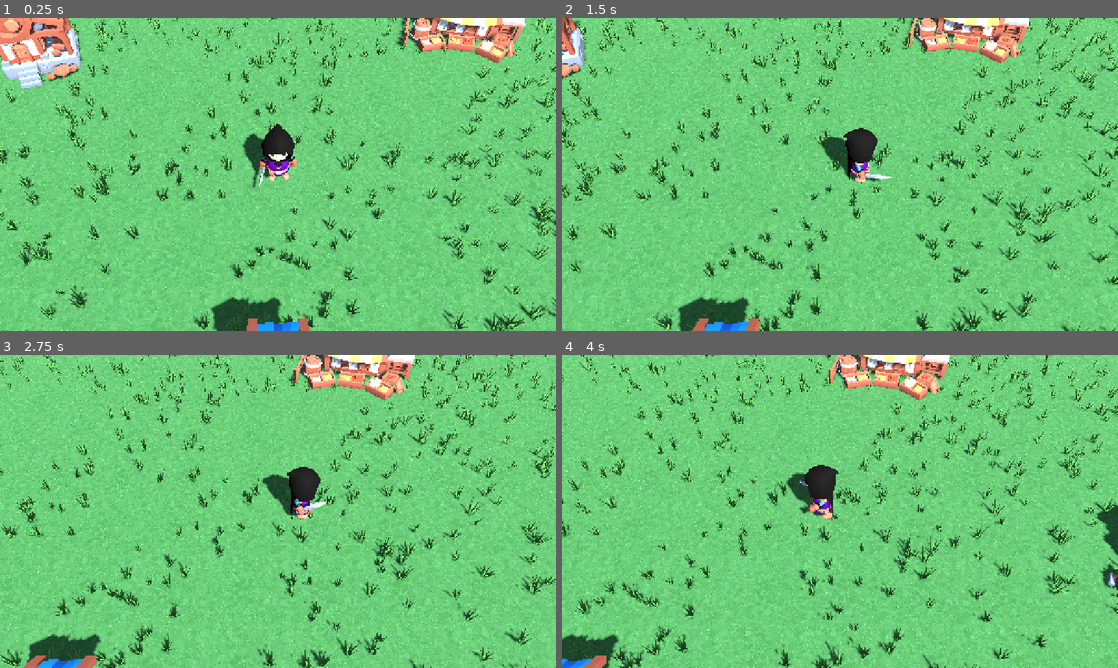
Above: before the commit, frames 1-4 (two rows, left to right).
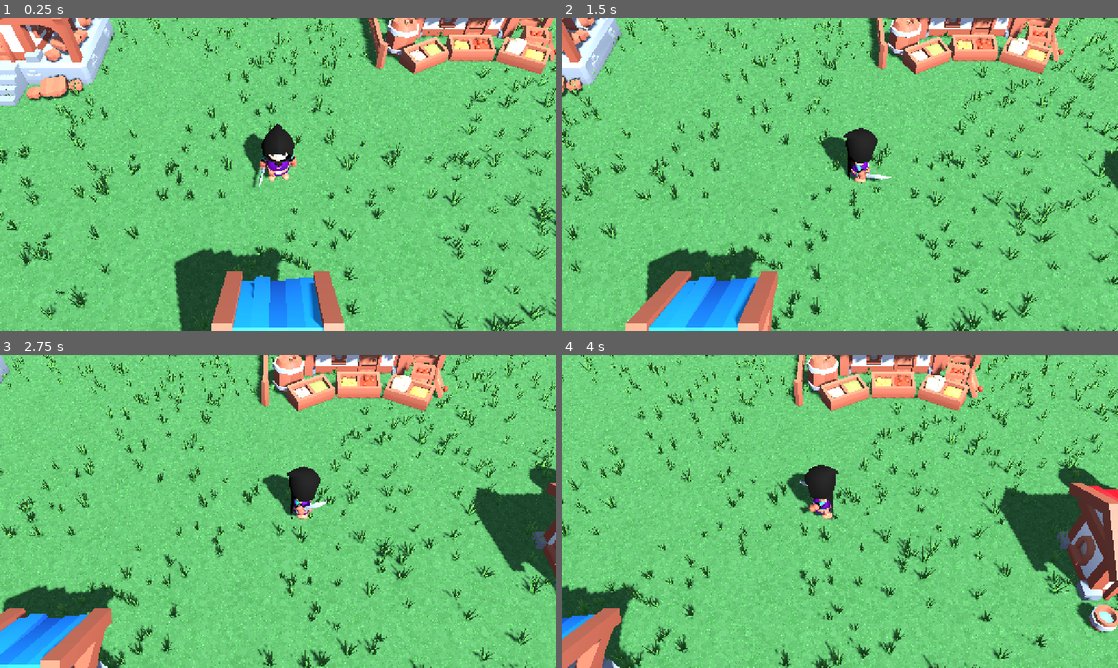
Above: after the commit, the same moments.

Repository: OuterHeavenX/godot-2.5D-rpg
Game: Godot game, scene res://src/world/main.tscn
Same seed, same stepped clock (60 frames per second), same inputs: the game is played once before the commit and once after it.
Inputs (mouse positions are in pixels of both pictures, inside the frame that each line leads up to):
- Up to frame 1 (0.25 s): no input
- Up to frame 2 (1.5 s): move the mouse to (962, 158) at 0.52 s; hold D (move_right) 0.53-1.25 s; click (962, 158) at 0.67 s; drag from (728, 190) to (812, 237) at 1.27 s
- Up to frame 3 (2.75 s): move the mouse to (333, 442) at 2.02 s; hold D (move_right) from 2.03 s (still down)
- Up to frame 4 (4 s): release D (move_right) at 2.75 s; drag from (812, 574) to (673, 464) at 2.77 s; move the mouse to (1006, 558) at 3.52 s; hold A (move_left) from 3.53 s (still down)

The runs differ from the first frame. In frame 1, 15% of the frame differs, in the area x 0-100%, y 0-100%; in frame 2, 12%; in frame 3, 13%; in frame 4, 14%.

Commit message:
Village buildings 5x scale, all facing south toward camera

Diff:
--- a/src/world/village.gd
+++ b/src/world/village.gd
@@ -1,18 +1,19 @@
 extends Node3D
 ## A small medieval village built from authentic KayKit building models.
-## All models are board-game scale, so they're scaled 3x to fit the rogue.
+## All models are board-game scale, so they're scaled 5x to fit the rogue.
 ## Each building gets a collision box so the player can't walk through it.
 
-const SCALE_3X := 3.0
+const BUILDING_SCALE := 5.0
 
 # path, position, rotation_y (deg), collision footprint (x, z) at 1x
+# All buildings face south (+Z), toward the camera.
 const BUILDINGS := [
-	["res://src/world/buildings/tavern.gltf", Vector3(-11, 0, -7), 20.0, Vector2(1.17, 1.33)],
-	["res://src/world/buildings/market.gltf", Vector3(9, 0, -9), -15.0, Vector2(1.80, 1.32)],
-	["res://src/world/buildings/blacksmith.gltf", Vector3(17, 0, 3), -90.0, Vector2(1.29, 1.25)],
-	["res://src/world/buildings/house_a.gltf", Vector3(-15, 0, 7), 30.0, Vector2(0.80, 0.86)],
-	["res://src/world/buildings/house_b.gltf", Vector3(-7, 0, 17), -10.0, Vector2(0.87, 1.10)],
-	["res://src/world/buildings/house_a.gltf", Vector3(13, 0, 15), 160.0, Vector2(0.80, 0.86)],
+	["res://src/world/buildings/tavern.gltf", Vector3(-11, 0, -7), 0.0, Vector2(1.17, 1.33)],
+	["res://src/world/buildings/market.gltf", Vector3(9, 0, -9), 0.0, Vector2(1.80, 1.32)],
+	["res://src/world/buildings/blacksmith.gltf", Vector3(17, 0, 3), 0.0, Vector2(1.29, 1.25)],
+	["res://src/world/buildings/house_a.gltf", Vector3(-15, 0, 7), 0.0, Vector2(0.80, 0.86)],
+	["res://src/world/buildings/house_b.gltf", Vector3(-7, 0, 17), 0.0, Vector2(0.87, 1.10)],
+	["res://src/world/buildings/house_a.gltf", Vector3(13, 0, 15), 0.0, Vector2(0.80, 0.86)],
 	["res://src/world/buildings/well.gltf", Vector3(0, 0, 7), 0.0, Vector2(0.65, 0.75)],
 ]
 
@@ -32,13 +33,13 @@
 		var inst := packed.instantiate() as Node3D
 		inst.position = pos
 		inst.rotation.y = rot_y
-		inst.scale = Vector3.ONE * SCALE_3X
+		inst.scale = Vector3.ONE * BUILDING_SCALE
 		add_child(inst)
 		# Collision box, slightly inset from the visual footprint.
 		var cs := CollisionShape3D.new()
 		var box := BoxShape3D.new()
-		var sx := footprint.x * SCALE_3X * 0.92
-		var sz := footprint.y * SCALE_3X * 0.92
+		var sx := footprint.x * BUILDING_SCALE * 0.92
+		var sz := footprint.y * BUILDING_SCALE * 0.92
 		# Rotate the footprint with the building (only 90-degree-ish aware via abs).
 		var c: float = abs(cos(rot_y))
 		var s: float = abs(sin(rot_y))
Not shown, changed: docs/index.html
Not shown, changed: docs/index.pck
